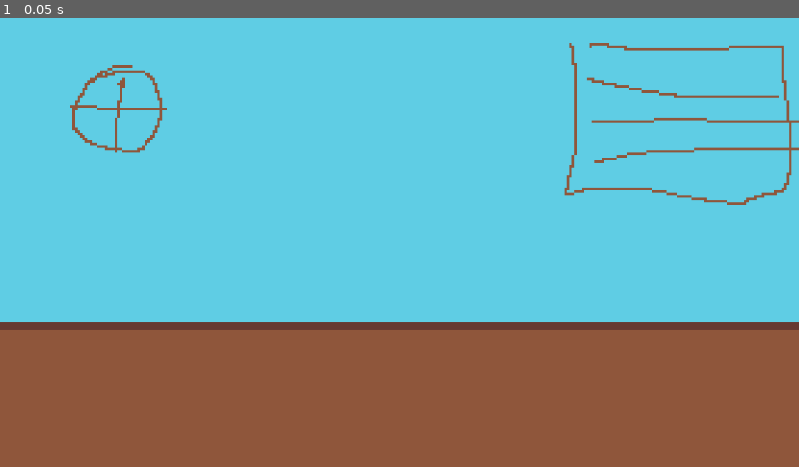
Above: before the commit, frame 1.
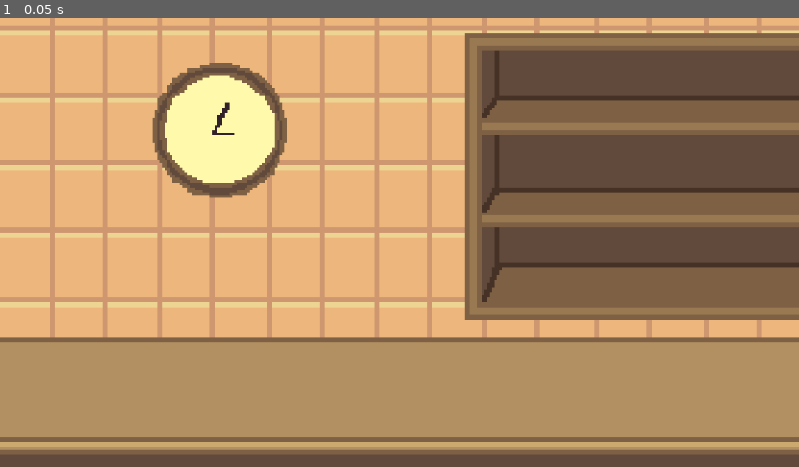
Above: after the commit, the same moment.

Repository: lisiidan/itfest-game
Game: Godot game, scene res://scenes/game_scene.tscn
The game is run twice, just before and just after one commit, with the same random seed, the same clock (stepped at 60 frames per second) and the same inputs. Before the commit the project starts from res://game_scene.tscn.
Inputs:
- Up to frame 1 (0.05 s): no input

The runs differ from the first frame. In frame 1, 97% of the frame differs, in the area x 0-100%, y 0-100%.

Commit message:
second commit

Diff:
--- a/game_scene.tscn
+++ b/game_scene.tscn
@@ -1,10 +1,46 @@
-[gd_scene load_steps=2 format=3 uid="uid://dikukj5ao7he8"]
+[gd_scene load_steps=8 format=3 uid="uid://bv67if74gx2px"]
 
+[ext_resource type="Script" uid="uid://cqhgggoc6cthm" path="res://scripts/game_scene.gd" id="1_mixcd"]
 [ext_resource type="Texture2D" uid="uid://c1m2wbfgqcxc1" path="res://assets/sprites/GameScenePlaceholder.png" id="1_mlf6e"]
+[ext_resource type="Script" uid="uid://cfqfkj0gr7us7" path="res://scripts/reagent_shelf.gd" id="3_mj2jn"]
+[ext_resource type="Texture2D" uid="uid://cur5o1xjngjfw" path="res://assets/sprites/MixingKolbaPlaceholder.png" id="3_v1wow"]
+[ext_resource type="PackedScene" uid="uid://bjuduo12raoq2" path="res://scenes/reagent_item.tscn" id="4_kdryc"]
+[ext_resource type="Script" uid="uid://cbjygos1gwhuo" path="res://scripts/mixer_flask.gd" id="5_kdryc"]
+
+[sub_resource type="StyleBoxTexture" id="StyleBoxTexture_mixcd"]
+texture = ExtResource("3_v1wow")
 
 [node name="GameScene" type="Node2D"]
+script = ExtResource("1_mixcd")
 
 [node name="Background" type="Sprite2D" parent="."]
 position = Vector2(576, 324)
 scale = Vector2(3.6000004, 3.6)
 texture = ExtResource("1_mlf6e")
+
+[node name="UI" type="CanvasLayer" parent="."]
+
+[node name="LabUI" type="Control" parent="UI"]
+layout_mode = 3
+anchors_preset = 0
+offset_right = 40.0
+offset_bottom = 40.0
+metadata/_edit_use_anchors_ = true
+
+[node name="ReagentShelf" type="Control" parent="UI/LabUI"]
+anchors_preset = 0
+offset_left = 670.0
+offset_top = 22.0
+offset_right = 1152.0
+offset_bottom = 436.0
+script = ExtResource("3_mj2jn")
+reagent_scene = ExtResource("4_kdryc")
+
+[node name="MixerFlask" type="Panel" parent="UI/LabUI"]
+layout_mode = 0
+offset_left = 315.0
+offset_top = 341.0
+offset_right = 514.0
+offset_bottom = 555.0
+theme_override_styles/panel = SubResource("StyleBoxTexture_mixcd")
+script = ExtResource("5_kdryc")
--- /dev/null
+++ b/scenes/game_scene.tscn
@@ -0,0 +1,10 @@
+[gd_scene load_steps=2 format=3 uid="uid://dikukj5ao7he8"]
+
+[ext_resource type="Texture2D" uid="uid://c1m2wbfgqcxc1" path="res://assets/sprites/GameScenePlaceholder.png" id="1_mlf6e"]
+
+[node name="GameScene" type="Node2D"]
+
+[node name="Background" type="Sprite2D" parent="."]
+position = Vector2(576, 324)
+scale = Vector2(3.6000004, 3.6)
+texture = ExtResource("1_mlf6e")
--- /dev/null
+++ b/scenes/mixing_flask.tscn
@@ -0,0 +1,16 @@
+[gd_scene load_steps=3 format=3 uid="uid://314f5jioymn4"]
+
+[ext_resource type="Texture2D" uid="uid://cur5o1xjngjfw" path="res://assets/sprites/MixingKolbaPlaceholder.png" id="1_dgxpa"]
+
+[sub_resource type="RectangleShape2D" id="RectangleShape2D_57pj2"]
+size = Vector2(32, 32)
+
+[node name="MixingFlask" type="Area2D"]
+scale = Vector2(8, 8)
+
+[node name="Sprite2D" type="Sprite2D" parent="."]
+texture = ExtResource("1_dgxpa")
+
+[node name="CollisionShape2D" type="CollisionShape2D" parent="."]
+visible = false
+shape = SubResource("RectangleShape2D_57pj2")
--- /dev/null
+++ b/scenes/reagent_item.tscn
@@ -0,0 +1,17 @@
+[gd_scene load_steps=3 format=3 uid="uid://bjuduo12raoq2"]
+
+[ext_resource type="Script" uid="uid://bsv3o63viglql" path="res://scripts/reagent_item.gd" id="1_ytrfq"]
+
+[sub_resource type="StyleBoxFlat" id="StyleBoxFlat_ytrfq"]
+bg_color = Color(0.9855071, 0.3268607, 0.4959212, 1)
+
+[node name="ReagentItem" type="Panel"]
+offset_right = 50.0
+offset_bottom = 50.0
+theme_override_styles/panel = SubResource("StyleBoxFlat_ytrfq")
+script = ExtResource("1_ytrfq")
+
+[node name="Label" type="Label" parent="."]
+layout_mode = 0
+offset_right = 40.0
+offset_bottom = 23.0
--- /dev/null
+++ b/scenes/reagent_shelf.tscn
@@ -0,0 +1,8 @@
+[gd_scene load_steps=3 format=3 uid="uid://dt2cf2ku0www2"]
+
+[ext_resource type="Script" uid="uid://cfqfkj0gr7us7" path="res://scripts/reagent_shelf.gd" id="1_6yw30"]
+[ext_resource type="PackedScene" uid="uid://bjuduo12raoq2" path="res://scenes/reagent_item.tscn" id="2_4ujgq"]
+
+[node name="ReagentShelf" type="Node2D"]
+script = ExtResource("1_6yw30")
+reagent_scene = ExtResource("2_4ujgq")
--- /dev/null
+++ b/scripts/game_scene.gd
@@ -0,0 +1,11 @@
+extends Node2D
+
+@onready var reagent_shelf: Control = $UI/LabUI/ReagentShelf
+
+var level_data = {
+	"goal": "CO2",
+	"reagents": ["HCl", "NaOH", "CaCO3"]
+}
+
+func _ready():
+	reagent_shelf.spawn_reagents(level_data["reagents"])
--- /dev/null
+++ b/scripts/mixer_flask.gd
@@ -0,0 +1,11 @@
+extends Panel
+
+var contents: Array[String] = []
+
+func _can_drop_data(at_position, data):
+	return typeof(data) == TYPE_DICTIONARY and data.has("reagent_id")
+
+func _drop_data(at_position, data):
+	var reagent_id = data["reagent_id"]
+	contents.append(reagent_id)
+	print("Beaker contents: ", contents)
--- /dev/null
+++ b/scripts/reagent_item.gd
@@ -0,0 +1,15 @@
+extends Panel
+
+var reagent_id: String = ""
+
+func setup(id: String):
+	reagent_id = id
+	$Label.text = id
+
+func _get_drag_data(at_position):
+	var preview = duplicate()
+	set_drag_preview(preview)
+
+	return {
+		"reagent_id": reagent_id
+	}
--- /dev/null
+++ b/scripts/reagent_shelf.gd
@@ -0,0 +1,12 @@
+extends Control
+
+@export var reagent_scene: PackedScene
+
+func spawn_reagents(reagents: Array):
+	var x := 0
+	for r in reagents:
+		var item = reagent_scene.instantiate()
+		item.setup(r)
+		item.position = Vector2(x, 0)
+		add_child(item)
+		x += 120
Binary file changed: assets/sprites/GameScenePlaceholder.png
Binary file added: assets/sprites/MixingKolbaPlaceholder.png
Not shown, added: assets/sprites/MixingKolbaPlaceholder.png.import
Binary file added: assets/sprites/legacyMixingKolbaPlaceholder.png
Not shown, added: assets/sprites/legacyMixingKolbaPlaceholder.png.import
Not shown, added: scripts/game_scene.gd.uid
Not shown, added: scripts/mixer_flask.gd.uid
Not shown, added: scripts/reagent_item.gd.uid
Not shown, added: scripts/reagent_shelf.gd.uid
